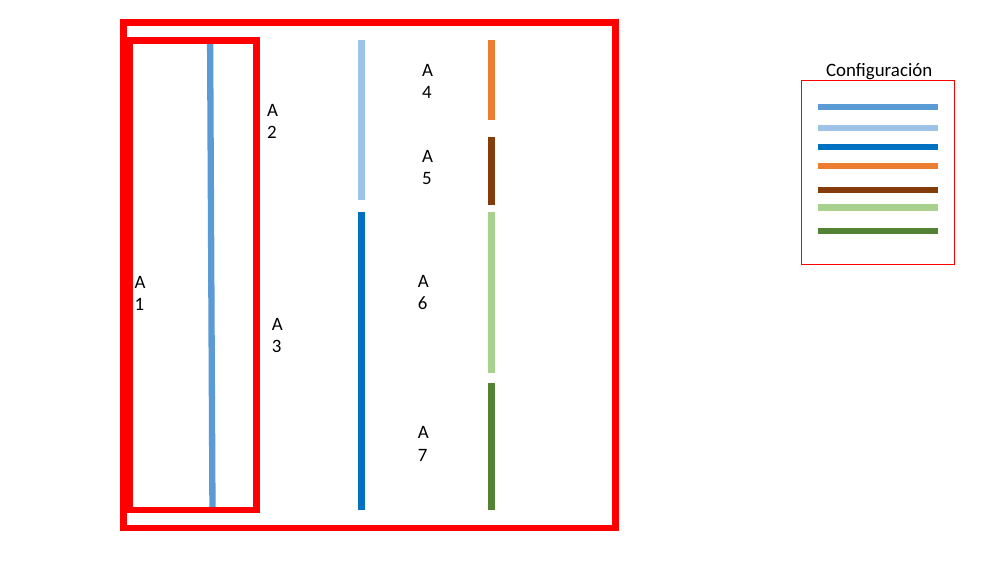
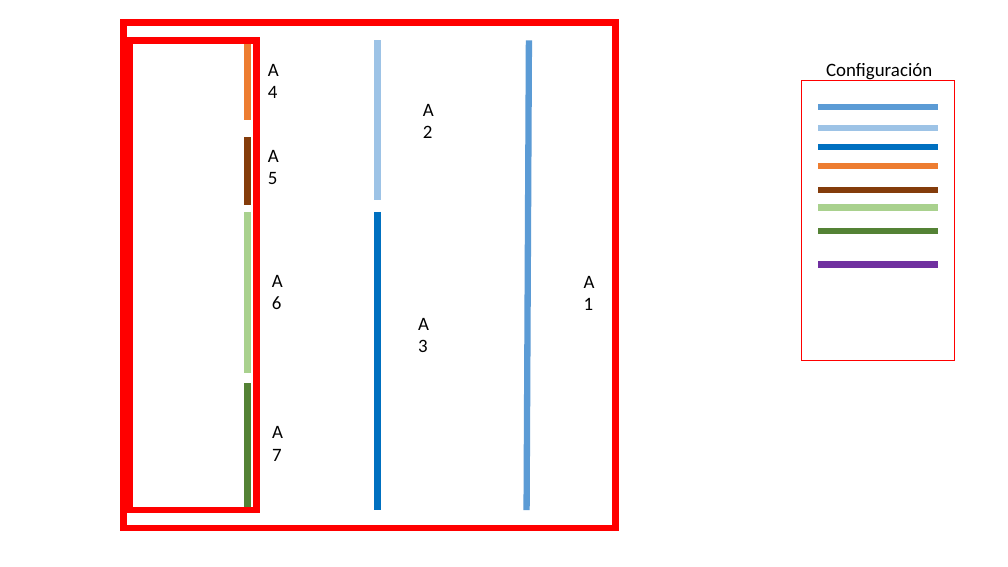
Before and after one commit to 4mbk0r/proyecto-utraid, a slide deck: slide 3 of diseño/Presentación1.pptx. Drawn at 1008x567 pixels with LibreOffice and Linux fonts; fonts in the diff are those of the drawing. Boxes give left, top, right and bottom in pixels: in the first picture for what was removed or moved away, otherwise in the second. Text is boxed around its words. In the diff, an @@ line names an element or a change of style, - is before the commit and + after.

```diff
--- a/diseño/Presentación1.pptx
+++ b/diseño/Presentación1.pptx
@@ rectangle at (x1=123, y1=23, x2=616, y2=528): mirrored @@
@@ text "A" moved from (x1=422, y1=64, x2=433, y2=98) to (x1=268, y1=64, x2=279, y2=98) @@
@@ line moved from (361, 41) - (361, 200) to (377, 41) - (377, 200) @@
@@ line moved from (210, 41) - (212, 510) to (529, 41) - (527, 510) @@
@@ rectangle resized from (x1=802, y1=80, x2=956, y2=265) to (x1=802, y1=80, x2=956, y2=361) @@
@@ text "A" moved from (x1=267, y1=104, x2=278, y2=138) to (x1=423, y1=104, x2=434, y2=138) @@
@@ text "A" moved from (x1=422, y1=150, x2=433, y2=184) to (x1=268, y1=150, x2=279, y2=184) @@
@@ line moved from (361, 212) - (361, 510) to (377, 212) - (377, 510) @@
@@ text "A" moved from (x1=418, y1=275, x2=429, y2=309) to (x1=272, y1=275, x2=283, y2=309) @@
@@ text "A" moved from (x1=135, y1=276, x2=146, y2=310) to (x1=584, y1=276, x2=595, y2=310) @@
@@ line added from (818, 265) to (938, 265), #7030A0 6 pt @@
@@ text "A" moved from (x1=272, y1=318, x2=283, y2=352) to (x1=418, y1=318, x2=429, y2=352) @@
@@ 4 lines moved together from (x1=492, y1=41, x2=492, y2=510) to (x1=247, y1=41, x2=247, y2=510) @@
@@ text "A" moved from (x1=418, y1=426, x2=429, y2=461) to (x1=272, y1=426, x2=283, y2=461) @@
```
Also in this commit, not shown: 2 other slides changed, 3 slides added, 10 other files.
